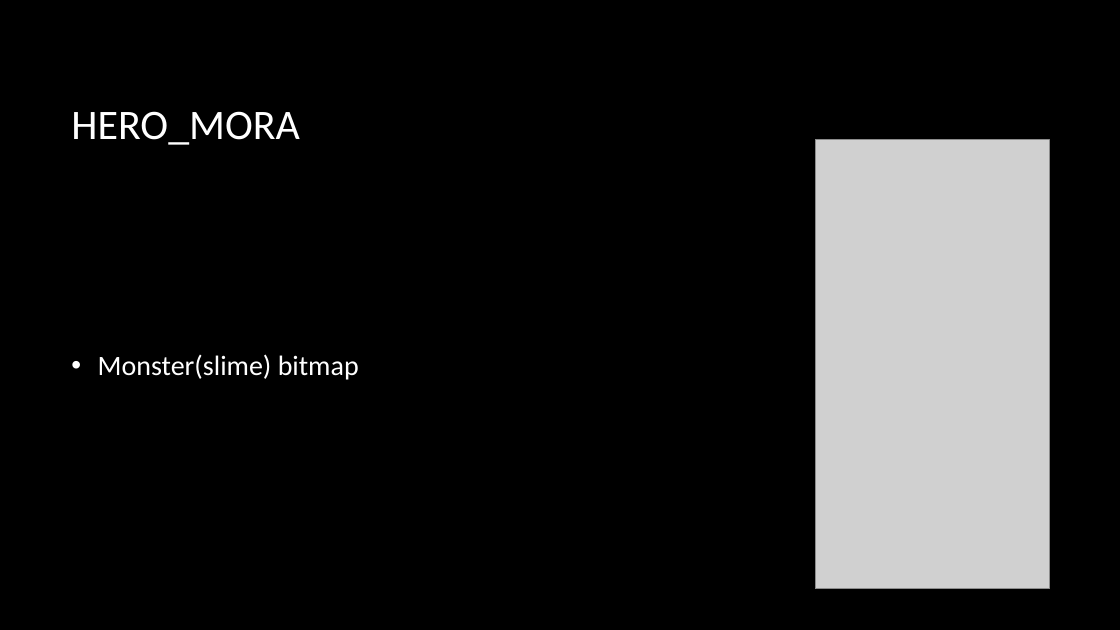
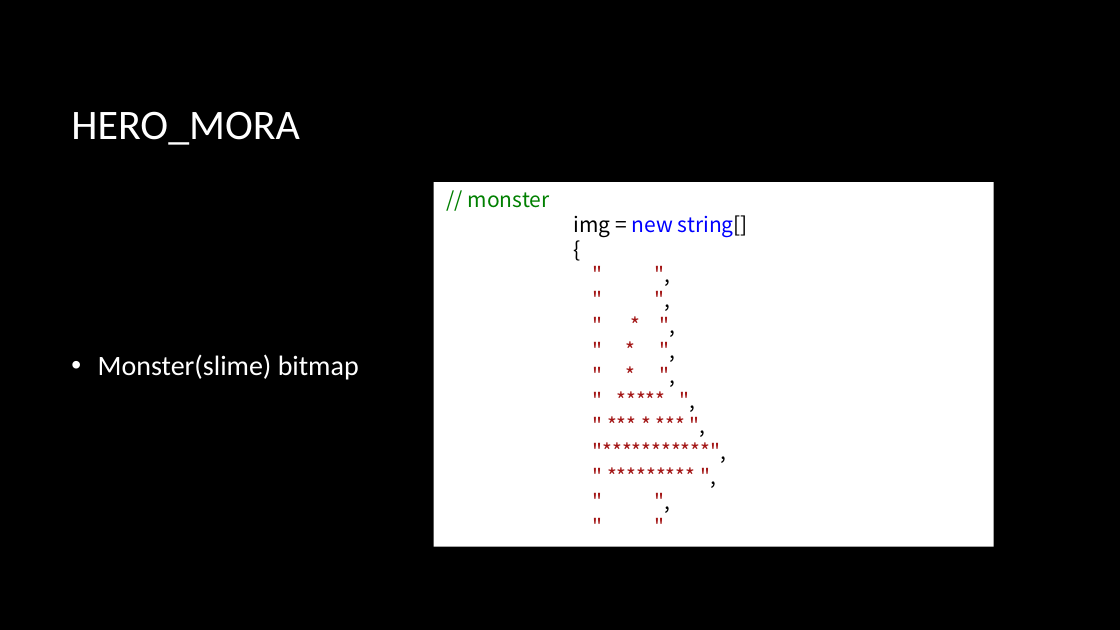
Before and after one commit to CaramelYo/Hero_Mora, a slide deck: slide 9 of Hero_Mora/bin/Release/Hero_Mora.pptx. Drawn at 1120x630 pixels with LibreOffice and Linux fonts; fonts in the diff are those of the drawing; grey boxes stand for pictures; background and template pictures are left out. Boxes give left, top, right and bottom in pixels: in the first picture for what was removed or moved away, otherwise in the second. Text is boxed around its words. In the diff, an @@ line names an element or a change of style, - is before the commit and + after.

Commit message:
change the images of bitmap into the word windows of it in ppt

```diff
--- a/Hero_Mora/bin/Release/Hero_Mora.pptx
+++ b/Hero_Mora/bin/Release/Hero_Mora.pptx
@@ picture removed at bbox=[815, 140, 1049, 589] @@
@@ rectangle added at bbox=[434, 182, 994, 547], fill #FFFFFF, 18 pt, text #A31515 @@
+// monster
+img = new string[]
+{
+" ",
+" ",
+" * ",
+" * ",
+" * ",
+" ***** ",
+" *** * *** ",
+"***********",
+" ********* ",
+" ",
+" "
```
Also in this commit, not shown: 4 other slides changed.
